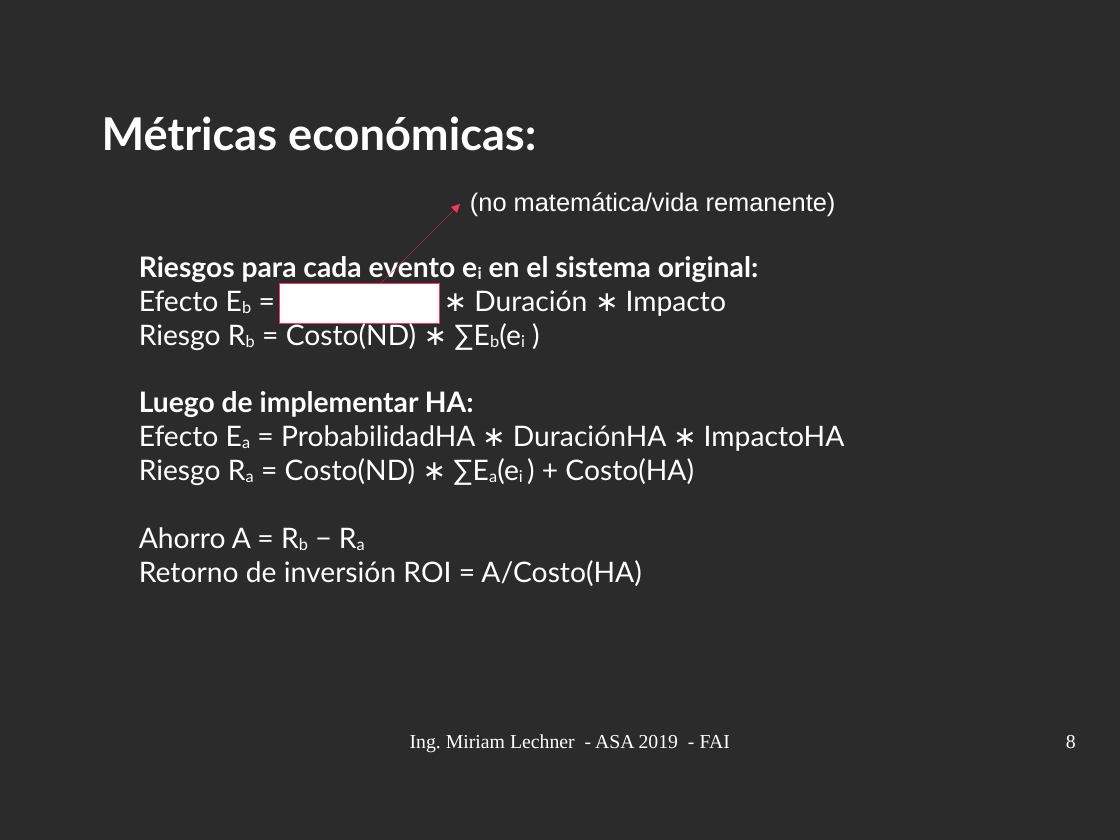
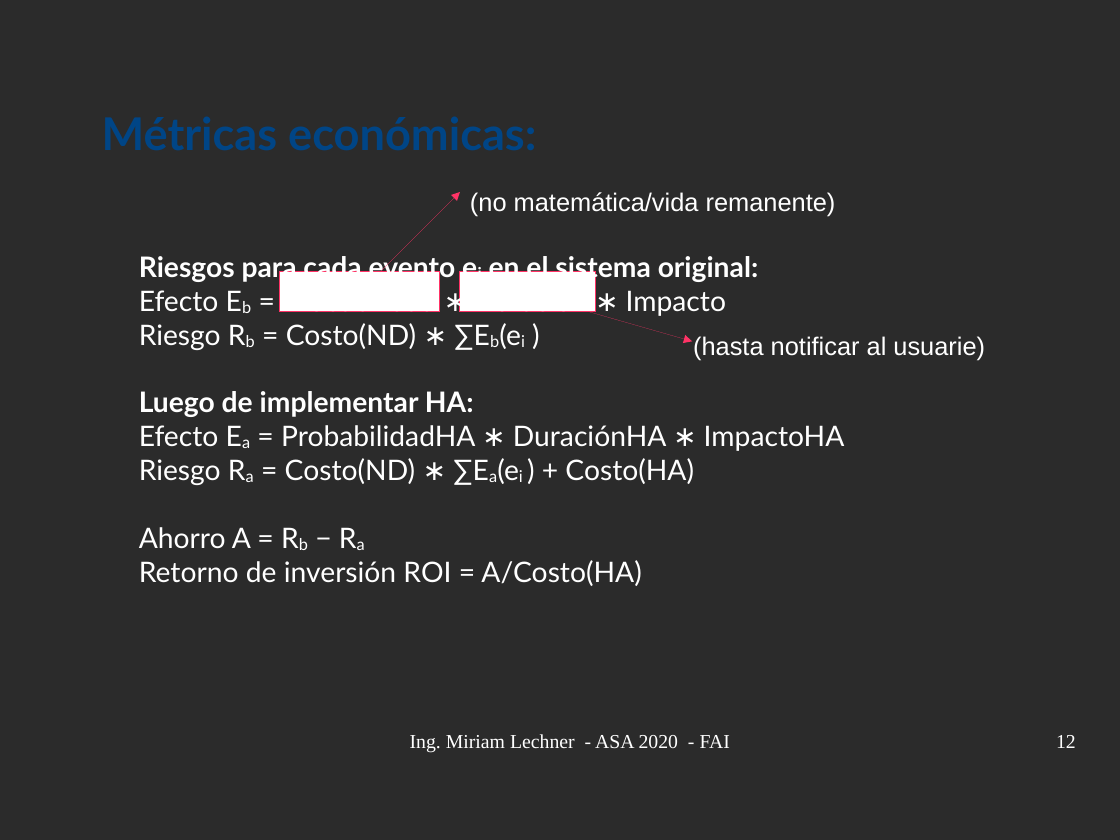
Before and after one commit to niniadcobre/asa, a slide deck: slide 12 of clases/ASA-ha.odp (slide 8 before the commit). Drawn at 1120x840 pixels with LibreOffice and Linux fonts; fonts in the diff are those of the drawing; background and template pictures are left out; a plain dark background stands for a picture behind light text. Boxes give left, top, right and bottom in pixels: in the first picture for what was removed or moved away, otherwise in the second. Text is boxed around its words. In the diff, an @@ line names an element or a change of style, - is before the commit and + after.

```diff
--- a/clases/ASA-ha.odp
+++ b/clases/ASA-ha.odp
@@ text "Métricas económicas:" at (91,100,586,169): text colour #FFFFFF to #004586 @@
@@ arrow moved from (380, 285) - (460, 204) to (380, 272) - (460, 192) @@
@@ rectangle: place and size @@
-rectangle at (281,285,440,324)
+rectangle at (281,272,440,312)
@@ rectangle added at (460,272,597,312), fill #FFFFFF, outline #FF3366 0 pt @@
@@ arrow added from (589, 312) to (692, 341), #FF3366 0 pt @@
@@ text added at (693,336,985,361), 18 pt, text #FFFFFF @@
+(hasta notificar al usuarie)
@@ text at (410,734,730,753): text changed @@
-Ing. Miriam Lechner - ASA 2019 - FAI
+Ing. Miriam Lechner - ASA 2020 - FAI
@@ page number at (1056,735,1076,748): text changed @@
-8
+12
```
Also in this commit, not shown: 12 other slides changed, 5 slides added.
